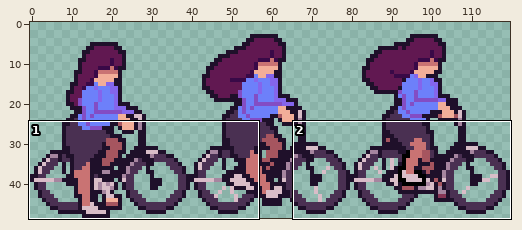
Sprite sheet -- LucyGamejam/data/BikeSpriteSheet.png. The picture above shows the old version from afar; the outline marks the close-up.
Close-up. Earlier state:
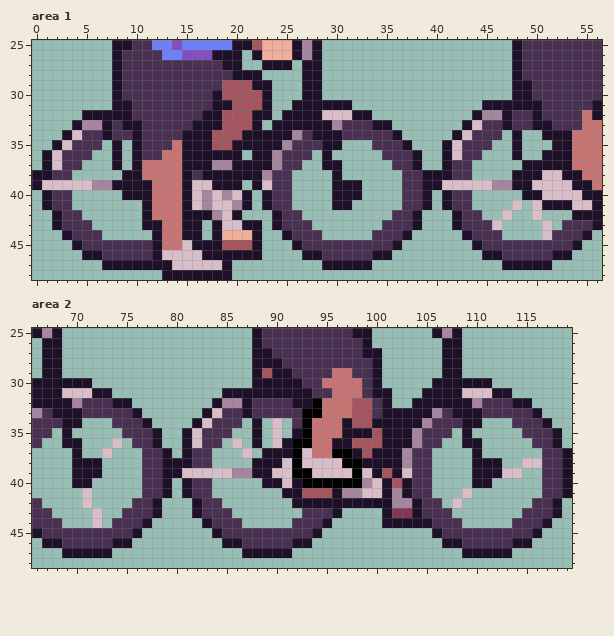
The file is 120x49 pixels. Shown: area 1: x 0..56, y 25..48; area 2: x 66..119, y 25..48.
New version:
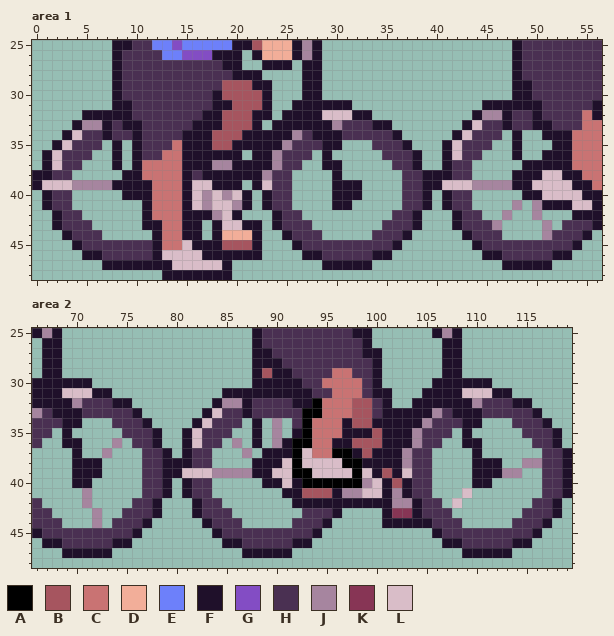
Palette (. is transparent): A #000000  B #a6555f  C #c97373  D #f2ae99  E #6d80fa  F #1f102a  G #834dc4  H #4a3052  J #a6859f  K #873555  L #d9bdc8
What changed:
Area 1:
Colour L gives way to colour J in row 39 at x 4 to 5 and 44 to 45; in row 41 at x 48 and 50; in row 42 at x 47 and 50; in row 43 at x 46 and 51; in row 44 at x 51.
Area 2:
Colour L gives way to colour J in rows 34 to 35 at x 90; in row 36 at x 74, 86 and 90; in row 37 at x 73 and 87; in row 38 at x 115 to 116; in row 39 at x 84 to 85 and 113 to 114; in rows 41 to 42 at x 71.
Colour L gives way to colour J in rows 43 to 44 at x 72.
Pixel boxes of the changes (left, top, right, bottom) in both close-ups:
changed: (72, 180, 92, 190)
changed: (472, 180, 552, 240)
changed: (212, 418, 282, 478)
changed: (82, 438, 122, 528)
changed: (502, 458, 542, 478)
